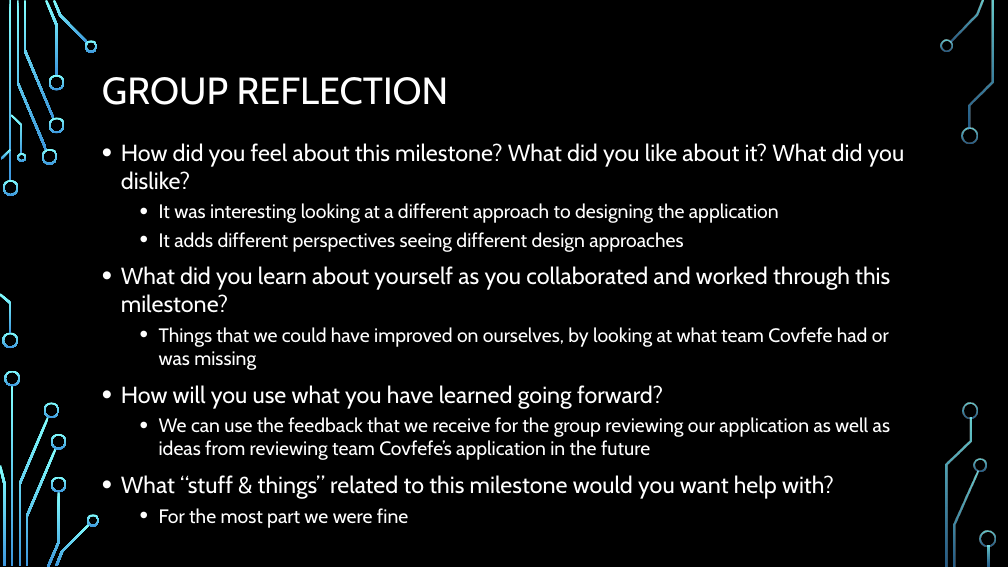
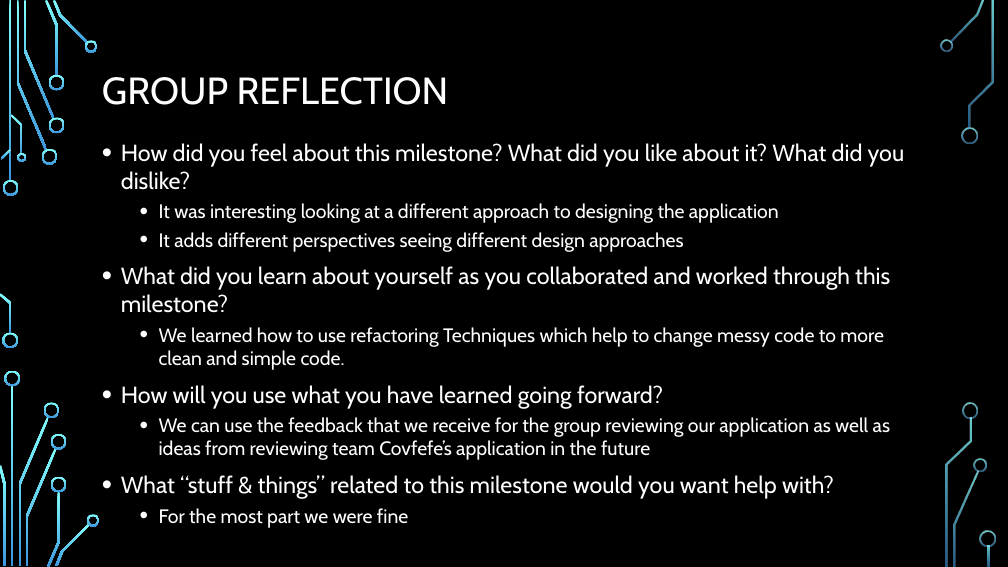
Before and after one commit to ureginastudent/PROJECT, a slide deck: slide 10 of Milestone 7/ENSE 470 Milestone 7.pptx (slide 11 before the commit). Drawn at 1008x567 pixels with LibreOffice and Linux fonts; fonts in the diff are those of the drawing; background and template pictures are left out. Boxes give left, top, right and bottom in pixels: in the first picture for what was removed or moved away, otherwise in the second. Text is boxed around its words. In the diff, an @@ line names an element or a change of style, - is before the commit and + after.

```diff
--- a/Milestone 7/ENSE 470 Milestone 7.pptx
+++ b/Milestone 7/ENSE 470 Milestone 7.pptx
@@ text at (159, 327, 884, 370): text changed @@
-  • Things that we could have improved on ourselves, by looking at what team Covfefe had or was missing
+  • We learned how to use refactoring Techniques which help to change messy code to more clean and simple code.
```
Also in this commit, not shown: 2 other slides changed, 1 slide removed.
